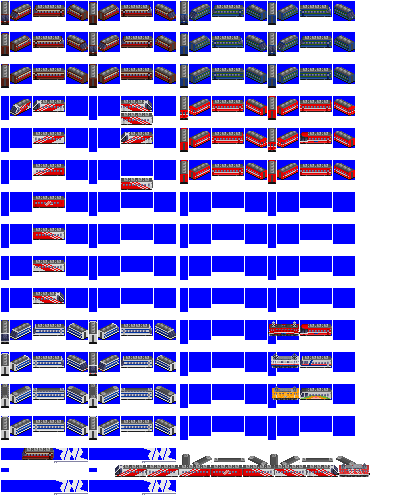
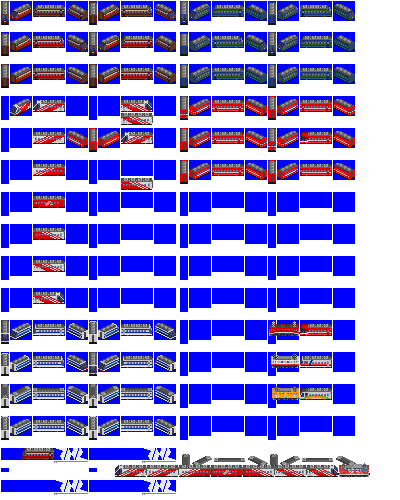
Two versions of the same layered image (400px x 500px). Layer-by-layer changes:
painted on "sc" over (67, 128, 119, 152)
